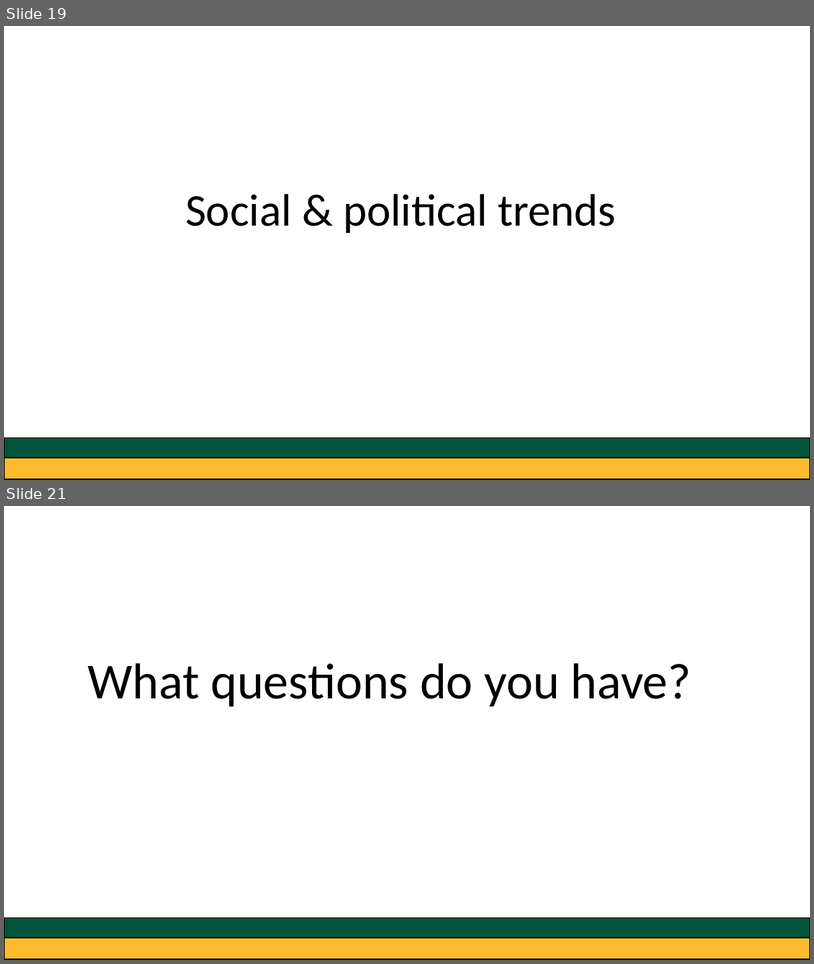
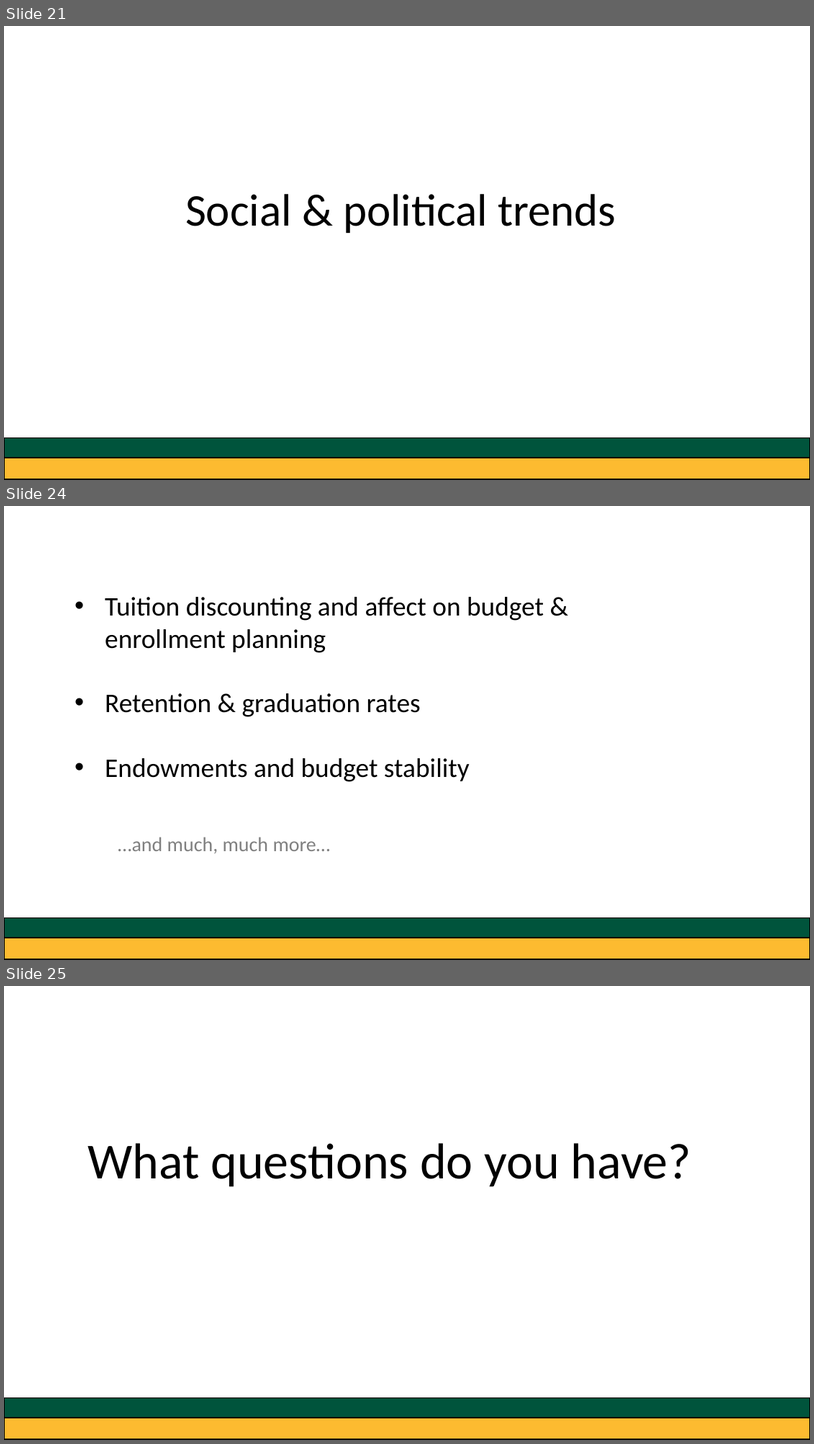
Before and after one commit to greg-dubrow/USF-talk-February-2020, a slide deck: usf_presentation_0220_gdubrow.pptx. Shown one above the other, each under a label of ours: slides 19 and 21 before the commit, slides 21, 24 and 25 after it; the slides between them are not shown. The pictures are 814x964 and 814x1444 pixels, drawn with LibreOffice and Linux fonts; fonts in the diff are those of the drawing. Boxes give left, top, right and bottom in pixels: in the first picture for what was removed or moved away, otherwise in the second. Text is boxed around its words. In the diff, an @@ line names an element or a change of style, - is before the commit and + after.

```diff
--- a/usf_presentation_0220_gdubrow.pptx
+++ b/usf_presentation_0220_gdubrow.pptx
@@ slide 24 added at (4, 506, 810, 960), background #FFFFFF @@
@@ text added at (105, 597, 544, 782), 32 pt, text #000000 @@
+• Tuition discounting and affect on budget & enrollment planning
+• Retention & graduation rates
+• Endowments and budget stability
@@ text added at (118, 836, 331, 853), 24 pt, text #808080 @@
+…and much, much more…
@@ rectangle added at (4, 932, 810, 959), fill #FDBB30, outline #000000 1 pt @@
@@ rectangle added at (4, 917, 810, 937), fill #00543C, outline #000000 1 pt @@
@@ what was slide 19 is now slide 21 @@
@@ what was slide 21 is now slide 25 @@
```
Also in this commit, not shown: 7 slides changed, 5 other slides added, 2 slides removed, 7 other files.
